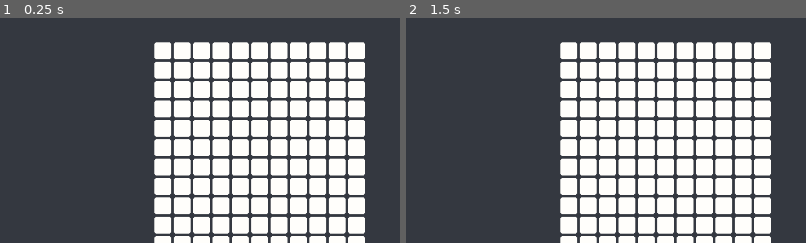
Above: before the commit, frames 1-2 (left to right).
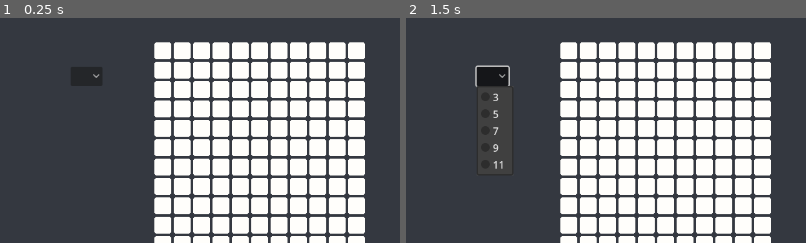
Above: after the commit, the same moments.

Repository: Logikable/GMTK2024
Game: Godot game, scene res://scenes/game.tscn
Same seed, same stepped clock (60 frames per second), same inputs: the game is played once before the commit and once after it.
Inputs (mouse positions are % of the whole screen's width and height, from its top left):
- Up to frame 1 (0.25 s): no input
- Up to frame 2 (1.5 s): click (11, 13) at 0.52 s; tap Enter at 1.25 s
The pictures show only the part of the screen within x 0-50%, y 0-50%; the shares and areas given below are measured in that part.

The runs differ from the first frame. In frame 1, less than 0.1% of the frame differs, in the area x 23-25%, y 24-27%; in frame 2, 1.0%, in the area x 17-26%, y 20-68%.

Commit message:
Fix switching grid sizes.

Diff:
--- a/scenes/game.tscn
+++ b/scenes/game.tscn
@@ -106,6 +106,24 @@
 grow_horizontal = 2
 grow_vertical = 2
 theme_override_styles/panel = SubResource("StyleBoxFlat_gv1x0")
+
+[node name="OptionButton" type="OptionButton" parent="LeftNode/GridNode"]
+layout_mode = 0
+offset_left = 113.0
+offset_top = 78.0
+offset_right = 145.0
+offset_bottom = 98.0
+allow_reselect = true
+item_count = 5
+popup/item_0/text = "3"
+popup/item_1/text = "5"
+popup/item_1/id = 1
+popup/item_2/text = "7"
+popup/item_2/id = 2
+popup/item_3/text = "9"
+popup/item_3/id = 3
+popup/item_4/text = "11"
+popup/item_4/id = 4
 
 [node name="Menu" type="TabContainer" parent="LeftNode"]
 layout_mode = 2
@@ -257,3 +275,5 @@
 grow_horizontal = 2
 grow_vertical = 2
 theme_override_styles/panel = SubResource("StyleBoxFlat_88470")
+
+[connection signal="item_selected" from="LeftNode/GridNode/OptionButton" to="LeftNode/GridNode/Grid" method="_on_option_button_item_selected"]
--- a/scenes/grid.tscn
+++ b/scenes/grid.tscn
@@ -16,7 +16,7 @@
 anchors_preset = 15
 anchor_right = 1.0
 anchor_bottom = 1.0
-offset_right = 141.0
+offset_right = 10.0
 offset_bottom = 10.0
 grow_horizontal = 2
 grow_vertical = 2
--- a/scripts/grid.gd
+++ b/scripts/grid.gd
@@ -36,10 +36,15 @@
   var cloned_tile_parent = grid_container.get_child(0).duplicate()
   for tile_parent in grid_container.get_children():
     # Godot's version of deleting a node.
+    grid_container.remove_child(tile_parent)
     tile_parent.queue_free()
   for i in grid_size * grid_size:
     grid_container.add_child(cloned_tile_parent.duplicate())
+  grid_container.remove_child(cloned_tile_parent)
   cloned_tile_parent.queue_free()
+
+  # Update column count.
+  grid_container.columns = grid_size
 
   # The updates below need to be in this order. It goes from innermost to
   # outermost.
@@ -47,19 +52,23 @@
   # Update the scale of every Tile and TileShape.
   var pixels_per_tile = grid_pixels[grid_size] / grid_size
   for tile_parent in grid_container.get_children():
+    tile_parent.get_child(0).update_scale(pixels_per_tile)
     tile_parent.custom_minimum_size = Vector2(pixels_per_tile, pixels_per_tile)
-    tile_parent.get_child(0).update_scale(pixels_per_tile)
 
-  # Update the GridContainer.
-  grid_container.columns = grid_size
+  # Update sizes first.
   grid_container.size = Vector2(grid_pixels[grid_size], grid_pixels[grid_size])
-  print(grid_container.size)
+  self.size = Vector2(grid_pixels[grid_size], grid_pixels[grid_size])
 
-  # Update myself.
-  self.size = Vector2(grid_pixels[grid_size], grid_pixels[grid_size])
+  # Update position second.
+  grid_container.position = Vector2(0, 0)
   self.center_self()
 
 
 # Called every frame. 'delta' is the elapsed time since the previous frame.
 func _process(delta: float) -> void:
   pass
+
+
+# TODO: delete. Just for test purposes.
+func _on_option_button_item_selected(index: int) -> void:
+  self.set_grid_size(2 * index + 3)
